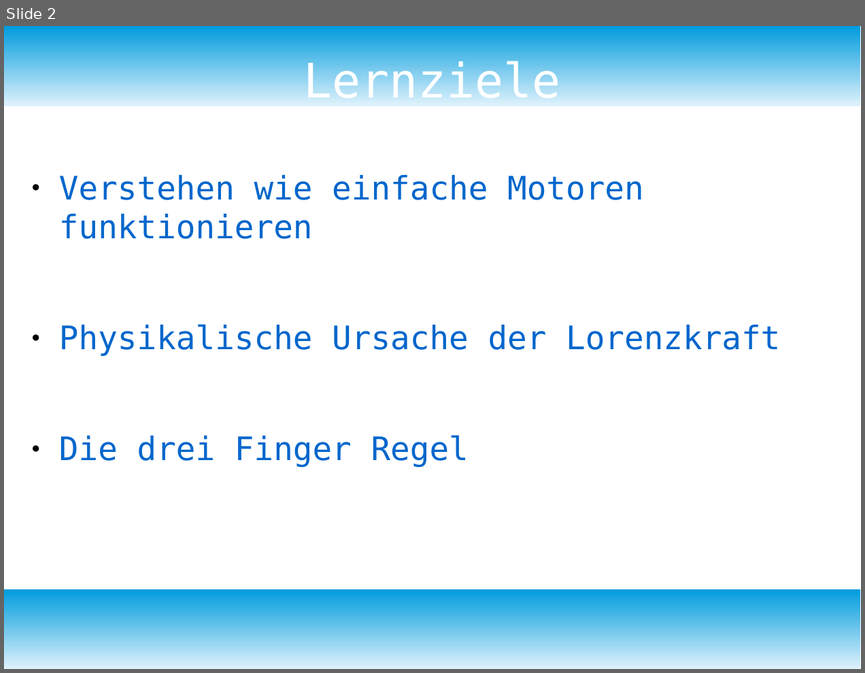
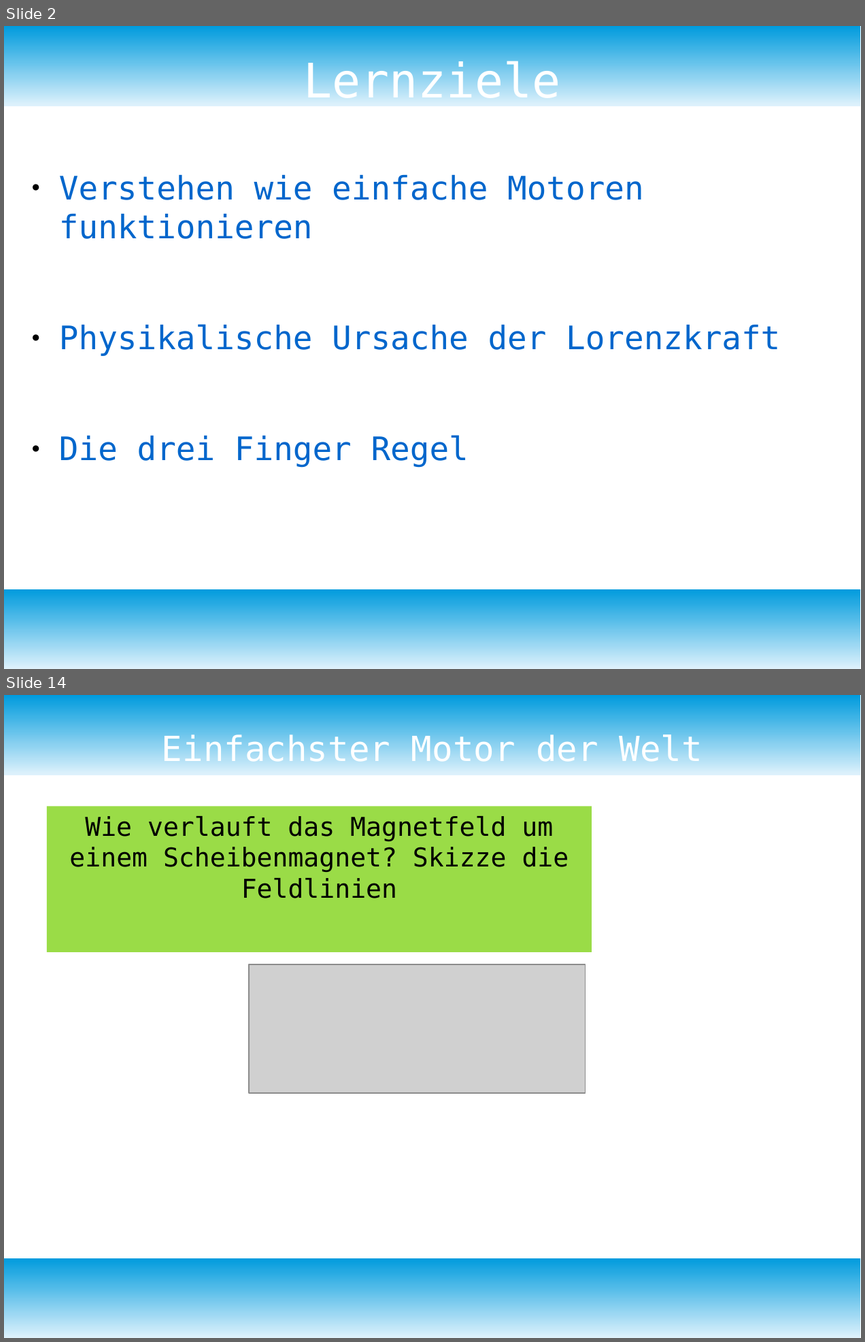
Before and after one commit to bearums/teaching, a slide deck: B5/physik/D12/2)Elektromagnetismus/05_HomopolarMotor/Homopolar_Motor.odp. Shown one above the other, each under a label of ours: slide 2 before the commit, slides 2 and 14 after it; the slides between them are not shown. The pictures are 865x673 and 865x1342 pixels, drawn with LibreOffice and Linux fonts; fonts in the diff are those of the drawing; grey boxes stand for pictures. Boxes give left, top, right and bottom in pixels: in the first picture for what was removed or moved away, otherwise in the second. Text is boxed around its words. In the diff, an @@ line names an element or a change of style, - is before the commit and + after.

Commit message:
homopolar-motor

```diff
--- a/B5/physik/D12/2)Elektromagnetismus/05_HomopolarMotor/Homopolar_Motor.odp
+++ b/B5/physik/D12/2)Elektromagnetismus/05_HomopolarMotor/Homopolar_Motor.odp
@@ slide 14 added at [4,695,861,1338], background #FFFFFF; not listed: 2 template elements that a slide beside it also shows @@
@@ title added at [162,733,702,762], 32 pt, text #FFFFFF @@
+Einfachster Motor der Welt
@@ rectangle added at [47,807,592,952], fill #81D41A at 80% opacity, 24 pt, text #000000 @@
+Wie verlauft das Magnetfeld um einem Scheibenmagnet? Skizze die Feldlinien
@@ picture added at [249,964,585,1092] @@
```
Also in this commit, not shown: 4 slides changed, 13 other slides added, 11 other files.
